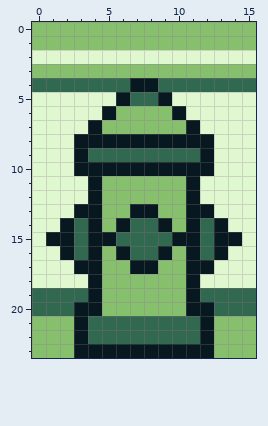
File history of a pixel-art sprite, assets/graphics/background/Hydrant.png. Above, as it was before the edit.
The file is 16x24 pixels.
The same view after the edit:
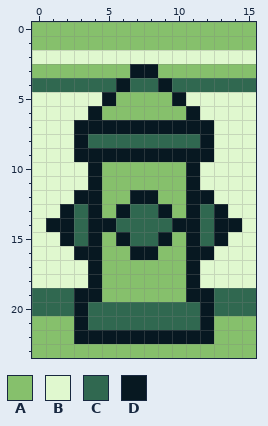
Palette (. is transparent): A #86c06c  B #e0f8cf  C #306850  D #071821
From old to new:
{"y":3,"x":7,"old":"AA","new":"DD"}
{"y":4,"x":6,"old":"CDDC","new":"DCCD"}
{"y":5,"x":5,"old":"BDCCDB","new":"DAAAAD"}
{"y":6,"x":4,"old":"BD","new":"DA"}
{"y":6,"x":10,"old":"DB","new":"AD"}
{"y":7,"x":3,"old":"B","new":"D"}
{"y":7,"x":5,"old":"AAAAAA","new":"DDDDDD"}
{"y":7,"x":12,"old":"B","new":"D"}
{"y":8,"x":4,"old":"DDDDDDDD","new":"CCCCCCCC"}
{"y":9,"x":4,"old":"CCCCCCCC","new":"DDDDDDDD"}
{"y":10,"x":3,"old":"D","new":"B"}
{"y":10,"x":5,"old":"DDDDDD","new":"AAAAAA"}
{"y":10,"x":12,"old":"D","new":"B"}
{"y":12,"x":3,"old":"B","new":"D"}
{"y":12,"x":7,"old":"AA","new":"DD"}
{"y":12,"x":12,"old":"B","new":"D"}
{"y":13,"x":2,"old":"BD","new":"DC"}
{"y":13,"x":6,"old":"ADDA","new":"DCCD"}
{"y":13,"x":12,"old":"DB","new":"CD"}
{"y":14,"x":1,"old":"B","new":"D"}
{"y":14,"x":5,"old":"AD","new":"DC"}
{"y":14,"x":9,"old":"DA","new":"CD"}
{"y":14,"x":14,"old":"B","new":"D"}
{"y":15,"x":1,"old":"D","new":"B"}
{"y":15,"x":5,"old":"DC","new":"AD"}
{"y":15,"x":9,"old":"CD","new":"DA"}
{"y":15,"x":14,"old":"D","new":"B"}
{"y":16,"x":2,"old":"DC","new":"BD"}
{"y":16,"x":6,"old":"DCCD","new":"ADDA"}
{"y":16,"x":12,"old":"CD","new":"DB"}
{"y":17,"x":3,"old":"D","new":"B"}
{"y":17,"x":7,"old":"DD","new":"AA"}
{"y":17,"x":12,"old":"D","new":"B"}
{"y":19,"x":3,"old":"C","new":"D"}
{"y":19,"x":12,"old":"C","new":"D"}
{"y":20,"x":4,"old":"DAAAAAAD","new":"CCCCCCCC"}
{"y":22,"x":4,"old":"CCCCCCCC","new":"DDDDDDDD"}
{"y":23,"x":3,"old":"DDDDDDDDDD","new":"AAAAAAAAAA"}
{"label":"changed","picture_box":[46,64,242,358]}
